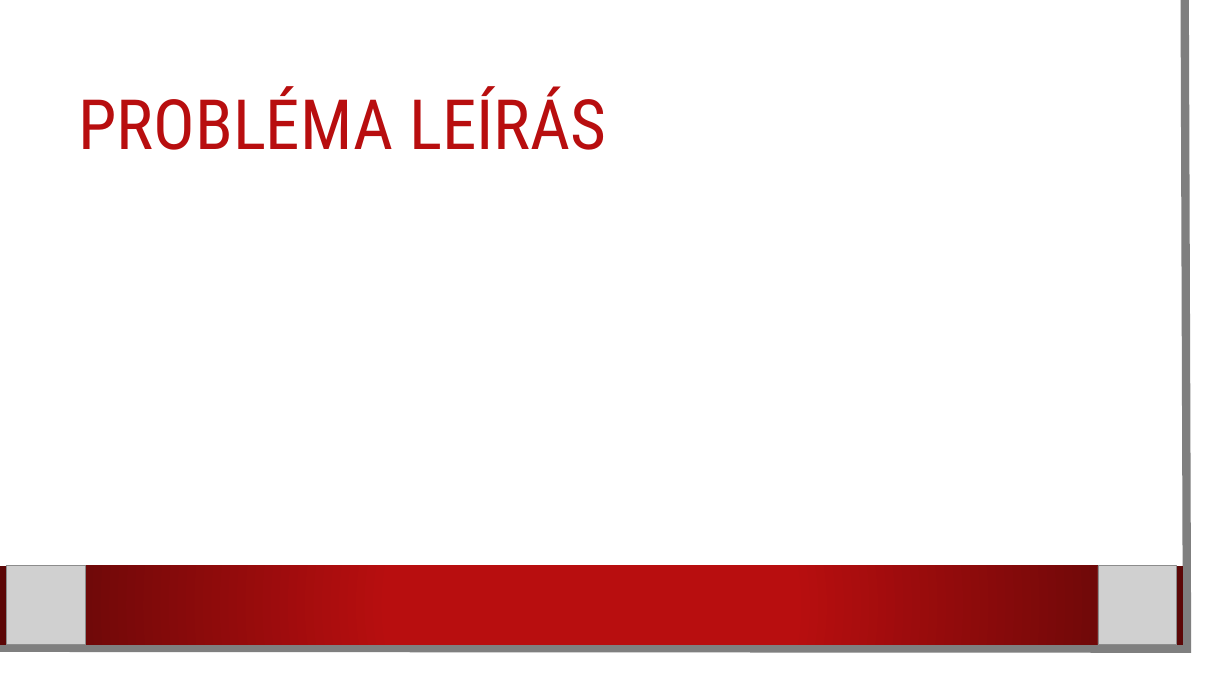
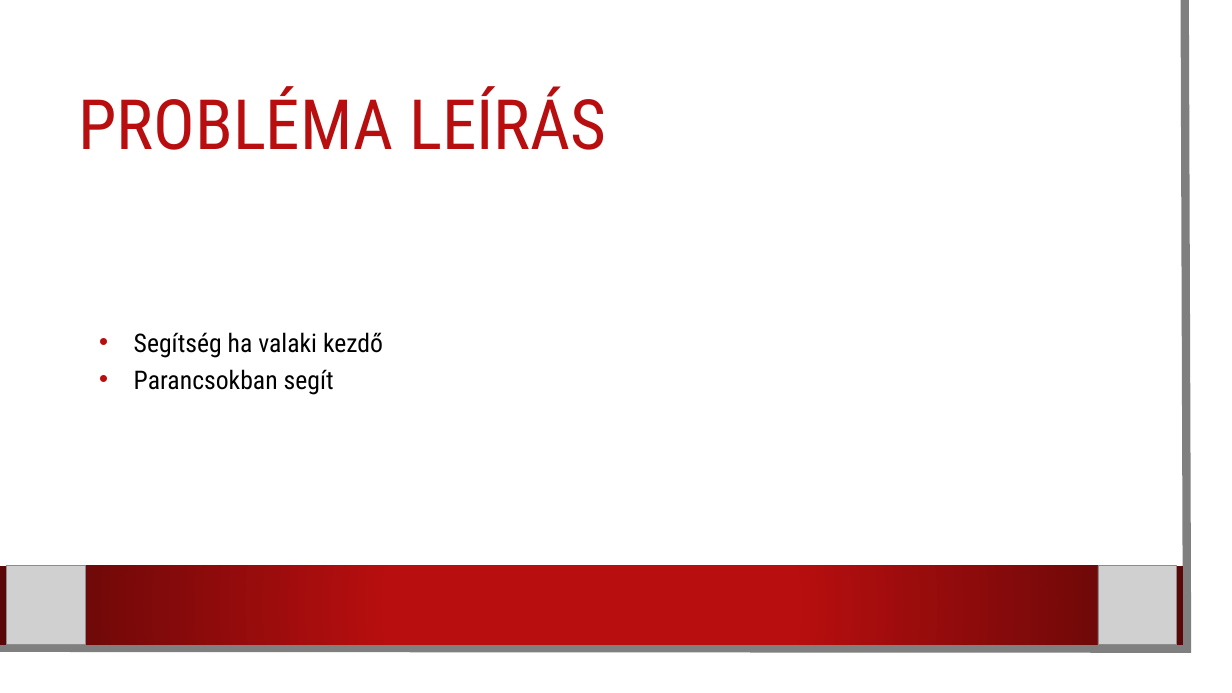
Before and after one commit to karpatililiana/Csapatmunka2.0, a slide deck: slide 3 of Programbemutató.pptx. Drawn at 1232x693 pixels with LibreOffice and Linux fonts; fonts in the diff are those of the drawing; grey boxes stand for pictures; background and template pictures are left out. Boxes give left, top, right and bottom in pixels: in the first picture for what was removed or moved away, otherwise in the second. Text is boxed around its words. In the diff, an @@ line names an element or a change of style, - is before the commit and + after.

Commit message:
Probléma leírás

```diff
--- a/Programbemutató.pptx
+++ b/Programbemutató.pptx
@@ text added at <box>134,332,383,395</box>, 20 pt, text #000000 @@
+• Segítség ha valaki kezdő
+• Parancsokban segít
```
